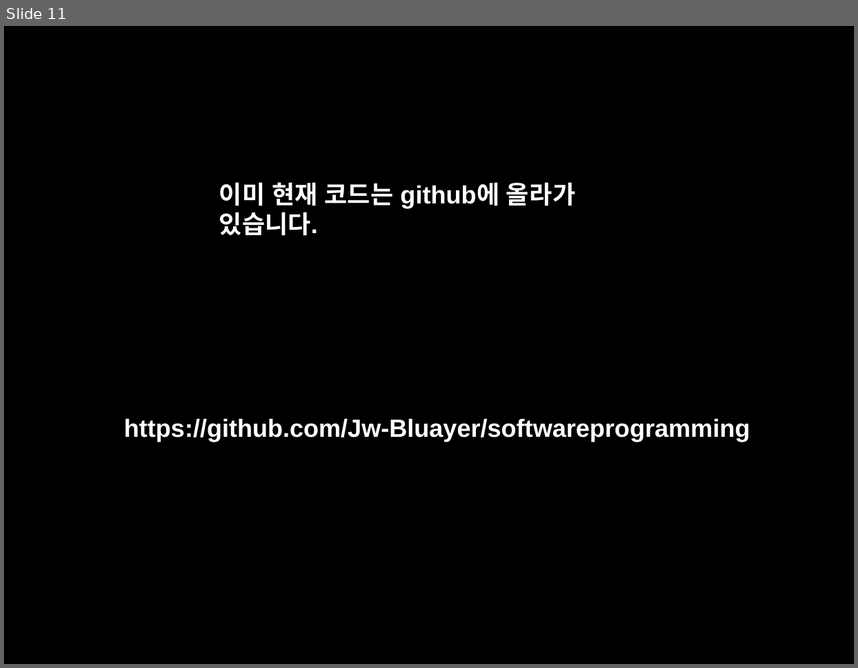
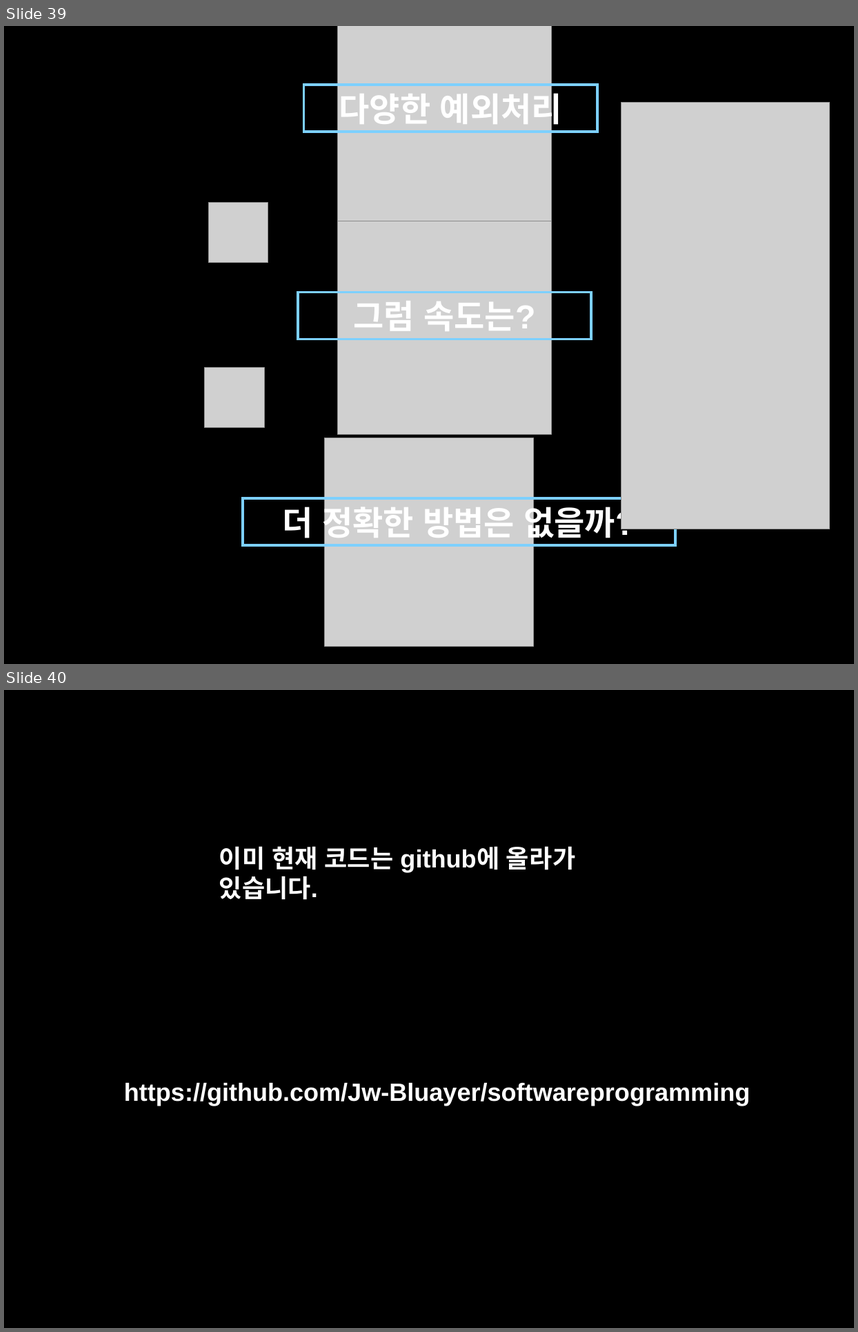
Before and after one commit to Jw-Bluayer/softwareprogramming, a slide deck: Implementation & evaluation 20172774 송정우.pptx. Shown one above the other, each under a label of ours: slide 11 before the commit, slides 39 and 40 after it. The pictures are 858x668 and 858x1332 pixels, drawn with LibreOffice and Linux fonts; fonts in the diff are those of the drawing; grey boxes stand for pictures. Boxes give left, top, right and bottom in pixels: in the first picture for what was removed or moved away, otherwise in the second. Text is boxed around its words. In the diff, an @@ line names an element or a change of style, - is before the commit and + after.

```diff
--- a/Implementation & evaluation 20172774 송정우.pptx
+++ b/Implementation & evaluation 20172774 송정우.pptx
@@ slide 39 added at (4,26,854,664), background #000000 @@
@@ picture added at (338,26,552,232) @@
@@ rectangle added at (304,85,597,132), outline #7DD0FF 3 pt, 40 pt, text #FFFFFF, bold @@
+다양한 예외처리
@@ picture added at (621,102,829,529) @@
@@ picture added at (208,203,268,262) @@
@@ picture added at (338,221,552,434) @@
@@ rectangle added at (298,292,592,339), outline #7DD0FF 3 pt, 40 pt, text #FFFFFF, bold @@
+그럼 속도는?
@@ picture added at (204,368,264,427) @@
@@ picture added at (325,437,534,646) @@
@@ rectangle added at (243,498,675,546), outline #7DD0FF 3 pt, 40 pt, text #FFFFFF, bold @@
+더 정확한 방법은 없을까?
@@ what was slide 11 is now slide 40 @@
```
Also in this commit, not shown: 4 slides changed, 24 other slides added, 1 other file.
